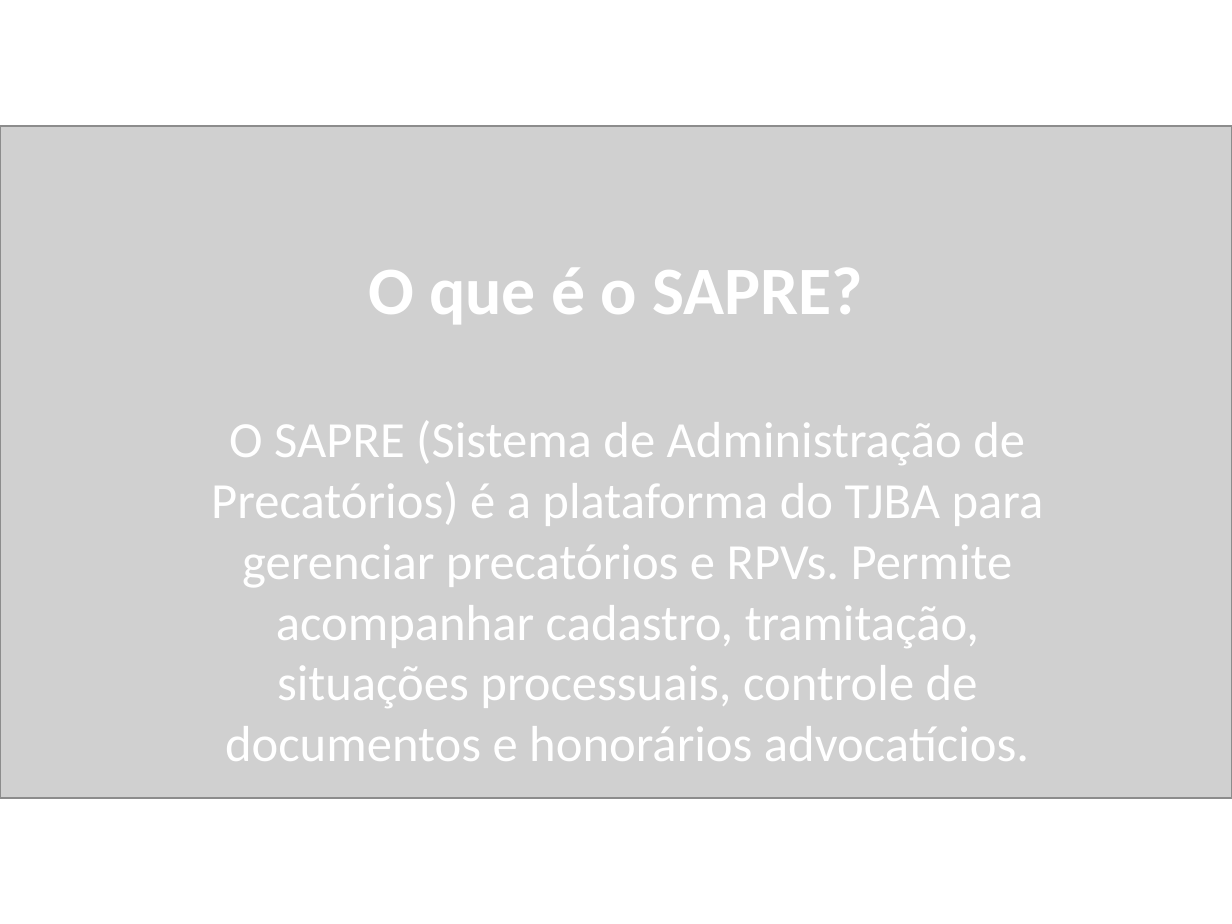
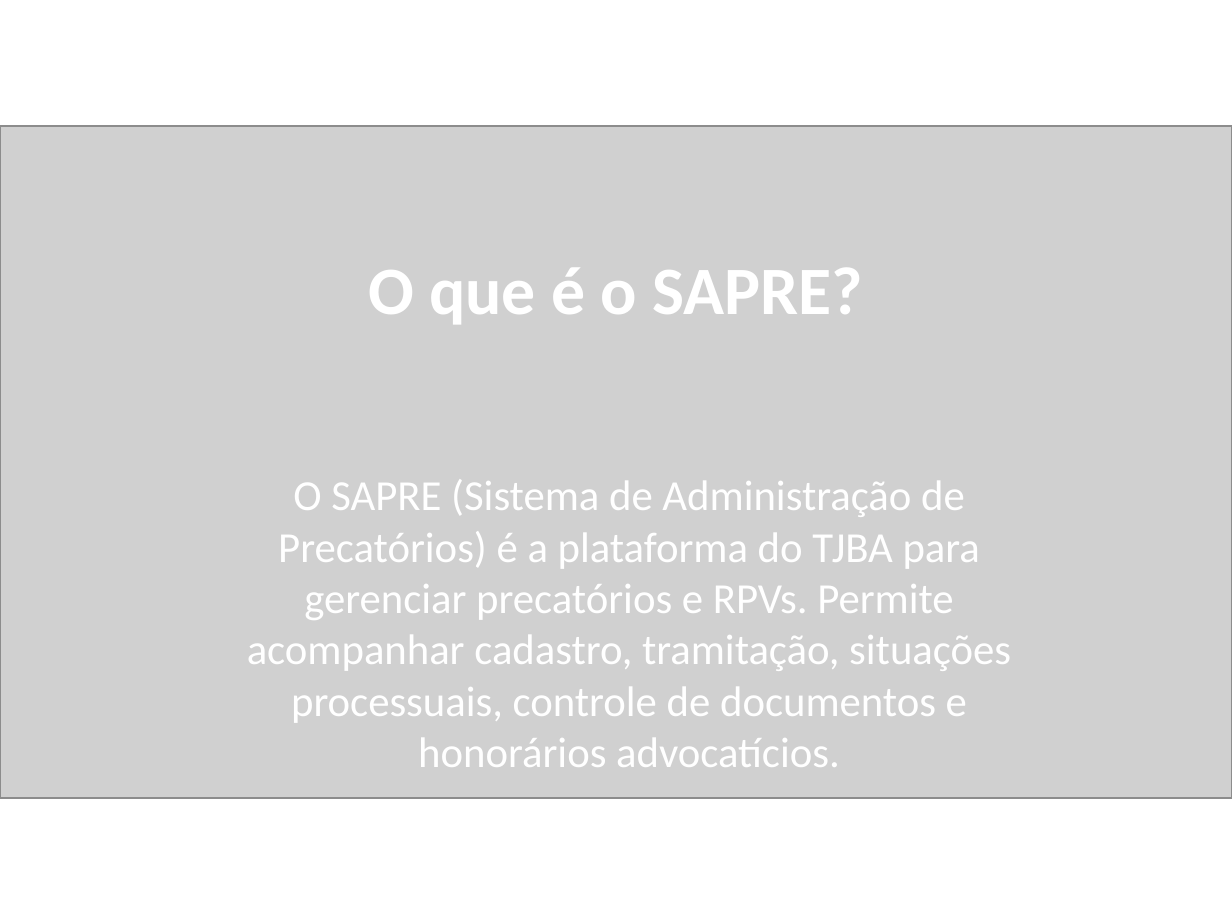
Before and after one commit to projetosapre/SapreProject, a slide deck: slide 3 of Dashboard_SAPRE.pptx (slide 2 before the commit). Drawn at 1232x924 pixels with LibreOffice and Linux fonts; fonts in the diff are those of the drawing; grey boxes stand for pictures. Boxes give left, top, right and bottom in pixels: in the first picture for what was removed or moved away, otherwise in the second. Text is boxed around its words. In the diff, an @@ line names an element or a change of style, - is before the commit and + after.

```diff
--- a/Dashboard_SAPRE.pptx
+++ b/Dashboard_SAPRE.pptx
@@ text "O SAPRE (Sistema de Administração ...": place and size @@
-text "O SAPRE (Sistema de Administração ..." at [211,421,1044,761]
+text "O SAPRE (Sistema de Administração ..." at [247,480,1011,767]
@@ text "O SAPRE (Sistema de Administração ..." at [247,480,1011,767]: size 29.6 to 25 pt @@
```
Also in this commit, not shown: 8 other slides changed, 2 slides added.
